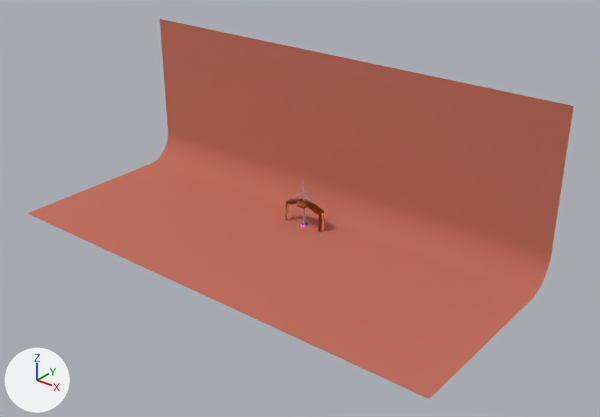
An edit to the Blender file Blender/OzRacer.blend, drawn before and after from the same camera.
The view is the same before and after, from a camera (50 mm lens) standing at (676.0, -855.0, 554.0) and looking at (17.0, -31.0, 43.0). Lighting does not change. The marker at lower left points along +X, +Y and +Z.

Objects in the first picture: 'BackDrop', 'Blades', 'Turbine'.
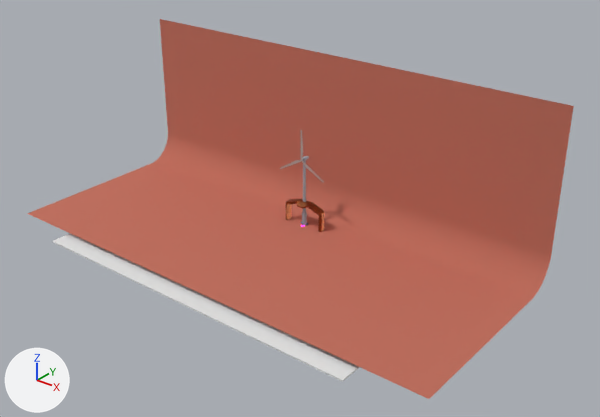
Commit message: broken racer model on death

Location of each change, (x1, y1, x2, y2) in pixels of the pictures (600 x 417 px):
'Ground', shown
    after: (52, 233, 360, 382)
'Blades', moved
    before: (292, 179, 314, 204)
    after: (280, 130, 324, 183)
'Turbine', mesh rescaled (100% wider, 103% taller)
    before: (303, 191, 306, 225)
    after: (302, 156, 309, 226)

The change, as a diff of the scene's bpy script:
```diff
--- a/Blender/OzRacer.blend.py
+++ b/Blender/OzRacer.blend.py
@@ me_cylinder_001 @@
 me_cylinder_001.from_pydata(...)  # 108 vertices, 91 faces; spans x -1.7..1.7, y -2.4..4.0, z -6.0..53.2
 # used by ob_turbine; location = (0.0, 0.0, 0.0)
+# me_cylinder_001 part 1: the whole mesh is scaled about the mesh origin by 2
 me_cylinder_001.materials.append(mat_turbine)
@@ ob_ground @@
 ob_ground.location = (0.0, 0.0, 0.0)
-ob_ground.hide_set(True)
@@ ob_blades @@
 ob_blades = bpy.data.objects.new('Blades', me_cylinder_004)
-ob_blades.location = (0.0, 0.0, 52.0)
+ob_blades.location = (0.0, 0.0, 104.0)
```
